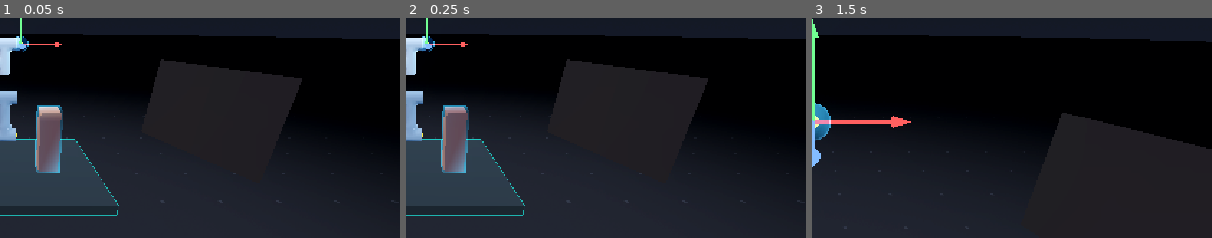
Above: before the commit, frames 1-3 (left to right).
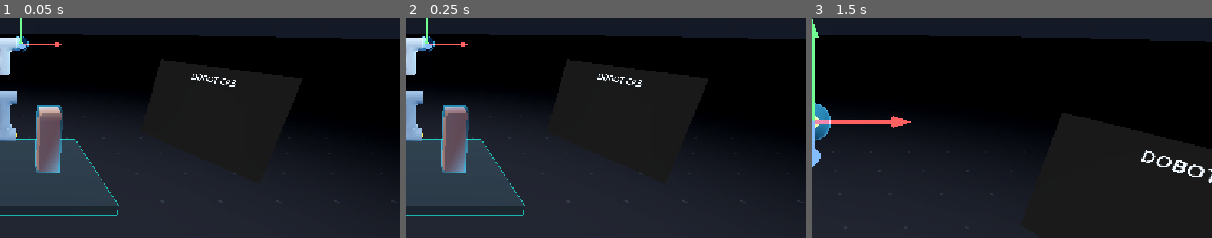
Above: after the commit, the same moments.

Repository: hupikus/dobot-cr3-rebase
Game: Godot game, scene res://main.tscn
Two runs of this game, one before a commit and one after it. Both use one fixed random seed, a clock stepped at 60 frames per second and the inputs below.
Inputs (mouse positions are % of the whole screen's width and height, from its top left):
- Up to frame 1 (0.05 s): no input
- Up to frame 2 (0.25 s): no input
- Up to frame 3 (1.5 s): tap Enter at 0.5 s; move the mouse to (72, 44) at 0.52 s; tap F at 0.6 s; click (72, 44) at 0.67 s; tap Space at 1.25 s; drag from (30, 54) to (45, 69) at 1.27 s
The pictures show only the part of the screen within x 50-100%, y 25-75%; the shares and areas given below are measured in that part.

The runs differ from the first frame. In frame 1, 0.2% of the frame differs, in the area x 47-59%, y 25-32%; in frame 2, 0.2%; in frame 3, 0.5%, in the area x 82-100%, y 60-75%.

Commit message:
Added ui screen system

Diff:
--- a/main.tscn
+++ b/main.tscn
@@ -15,7 +15,10 @@
 [ext_resource type="Shader" uid="uid://dxdn24u68rjvc" path="res://shaders/grid.gdshader" id="7_vivmo"]
 [ext_resource type="Script" uid="uid://dx47tytj6e84t" path="res://script/obstacles.gd" id="7_w48qg"]
 [ext_resource type="Script" uid="uid://dwvb6hx8jrkyj" path="res://script/target_runaway.gd" id="8_ycdy4"]
-[ext_resource type="Script" uid="uid://damb5tf8a4m4s" path="res://script/controls/ui_screen.gd" id="14_w48qg"]
+[ext_resource type="Script" uid="uid://damb5tf8a4m4s" path="res://script/screens/screen.gd" id="14_w48qg"]
+[ext_resource type="Script" uid="uid://c7kgdwwkc7hx1" path="res://script/screens/dashboard.gd" id="16_yaehf"]
+[ext_resource type="Script" uid="uid://7nvxqxkf6ey1" path="res://script/screens/dashboard_ui.gd" id="17_074og"]
+[ext_resource type="Script" uid="uid://yh3hro05ex7v" path="res://script/screens/screen_ui.gd" id="19_cegan"]
 
 [sub_resource type="ShaderMaterial" id="ShaderMaterial_6wiwe"]
 shader = ExtResource("3_5vw27")
@@ -199,7 +202,7 @@
 
 [node name="Screen" type="Node3D" parent="Screens" unique_id=1689325039]
 transform = Transform3D(0.30975777, 0, -0.9508157, 0, 1.0000001, 0, 0.95081556, 0, 0.30975774, 0, 0, 0)
-script = ExtResource("14_w48qg")
+script = ExtResource("16_yaehf")
 
 [node name="SubRotation" type="Node3D" parent="Screens/Screen" unique_id=744538804]
 transform = Transform3D(1, 0, 0, 0, 0.9909832, 0.13398619, 0, -0.13398619, 0.9909832, 0, 0, 0)
@@ -221,6 +224,7 @@
 anchor_bottom = 1.0
 grow_horizontal = 2
 grow_vertical = 2
+script = ExtResource("17_074og")
 
 [node name="Log" type="Node3D" parent="Screens" unique_id=1549799278]
 transform = Transform3D(0.54463905, 0, 0.8386706, 0, 1.0000005, 0, -0.83867073, 0, 0.544639, 0, 0, 0)
@@ -246,6 +250,7 @@
 anchor_bottom = 1.0
 grow_horizontal = 2
 grow_vertical = 2
+script = ExtResource("19_cegan")
 
 [node name="DesktopCamera" type="Camera3D" parent="." unique_id=1503592995]
 transform = Transform3D(0.993533, 0.052418, -0.100723, 0, 0.887064, 0.461647, 0.113547, -0.458662, 0.881327, 0, 1.55, 0.4)
--- /dev/null
+++ b/script/screens/dashboard.gd
@@ -0,0 +1,8 @@
+class_name UIDashboard
+extends UIScreen
+
+@onready var obstacles = $"../../Obstacles"
+
+func init_ui() -> void:
+	#ui.update_thickness_display(obstacles.safe_thickness)
+	ui.init_ui()
--- /dev/null
+++ b/script/screens/dashboard_ui.gd
@@ -0,0 +1,10 @@
+extends ControlUI
+
+func init_ui() -> void:
+
+	var title := Label.new()
+	title.text = "DOBOT CR3"
+	title.add_theme_font_size_override("font_size", 30)
+	title.add_theme_color_override("font_color", Color(0.9, 0.95, 1.0))
+	title.horizontal_alignment = HORIZONTAL_ALIGNMENT_CENTER
+	ui_parent.add_child(title)
--- a/script/controls/ui_screen.gd
+++ b/script/screens/screen.gd
@@ -1,9 +1,10 @@
-extends Node
+class_name UIScreen
+extends Node3D
 
 @export var screen_size := Vector2(0.72, 0.45)
 
 @onready var subviewport: SubViewport = $"SubRotation/SubViewport"
-@onready var ui: Control = $"SubRotation/SubViewport/UI"
+@onready var ui: ControlUI = $"SubRotation/SubViewport/UI"
 @onready var frame: MeshInstance3D = $"SubRotation/Frame"
 
 var material := StandardMaterial3D.new()
@@ -14,10 +15,9 @@
 	material.shading_mode = BaseMaterial3D.SHADING_MODE_UNSHADED
 	material.texture_filter = BaseMaterial3D.TEXTURE_FILTER_NEAREST
 
-	if frame.material_override == null:
-		frame.material_override = material
+	frame.material_override = material
 
-	#ui.reset_pressed.connect(_on_reset)
-	#ui.approve_pressed.connect(_on_approve)
-	#ui.safe_thickness_changed.connect(_on_safe_thickness_changed)
-	#ui.set_safe_thickness(_safe_thickness)
+	init_ui()
+
+func init_ui() -> void:
+	pass
--- /dev/null
+++ b/script/screens/screen_ui.gd
@@ -0,0 +1,31 @@
+class_name ControlUI
+extends Control
+
+@export var background_color: Color = Color(0.11, 0.11, 0.11, 1)
+@export var element_margin := 22
+
+var ui_parent: Node
+
+func _ready() -> void:
+	set_anchors_and_offsets_preset(Control.PRESET_FULL_RECT)
+	focus_mode = Control.FOCUS_ALL
+
+	var bg := ColorRect.new()
+	bg.color = background_color
+	bg.set_anchors_and_offsets_preset(Control.PRESET_FULL_RECT)
+	add_child(bg)
+
+	var margin := MarginContainer.new()
+	margin.set_anchors_and_offsets_preset(Control.PRESET_FULL_RECT)
+	for side in ["margin_left", "margin_right", "margin_top", "margin_bottom"]:
+		margin.add_theme_constant_override(side, element_margin)
+	add_child(margin)
+
+	var vbox := VBoxContainer.new()
+	vbox.add_theme_constant_override("separation", 12)
+	margin.add_child(vbox)
+	ui_parent = vbox
+
+
+func init_ui() -> void:
+	pass
Not shown, added: script/screens/dashboard.gd.uid
Not shown, added: script/screens/dashboard_ui.gd.uid
Renamed: script/controls/ui_screen.gd.uid -> script/screens/screen.gd.uid
Not shown, added: script/screens/screen_ui.gd.uid
